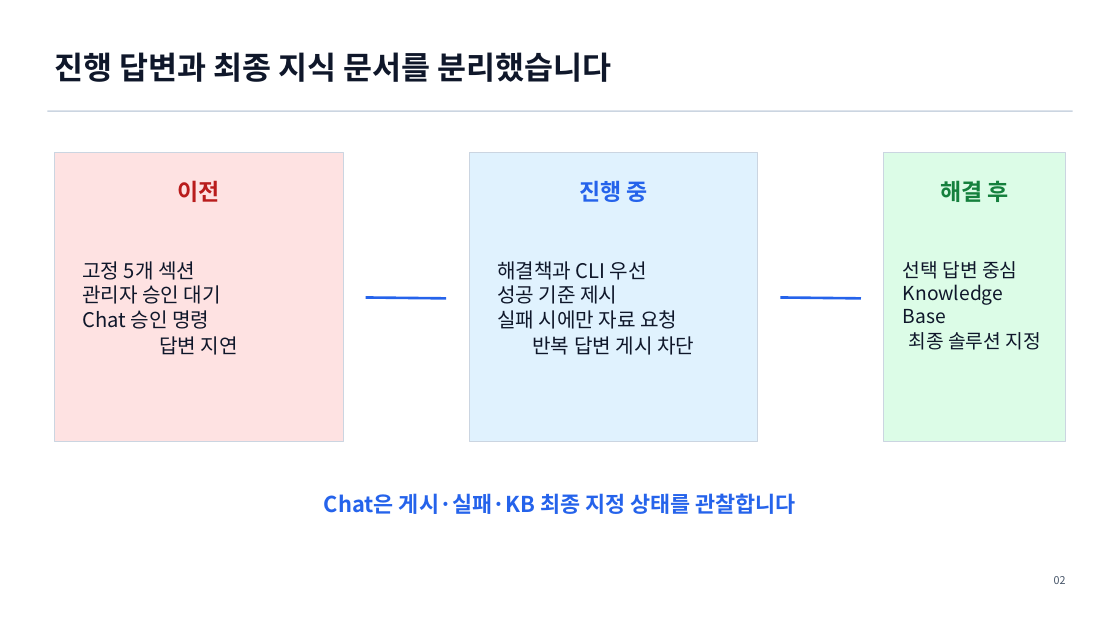
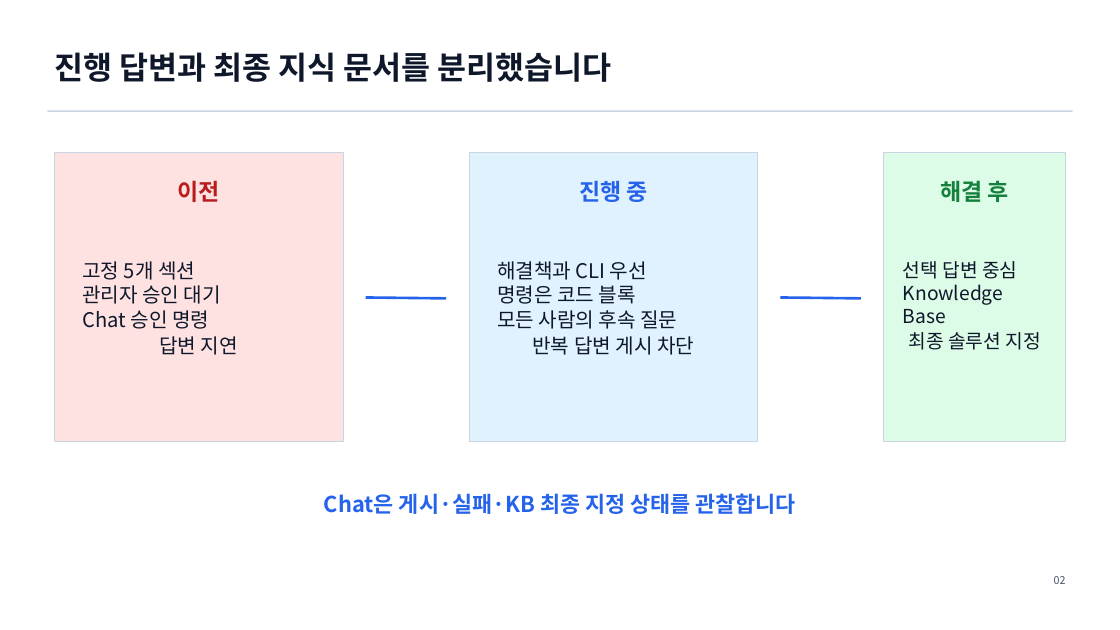
Before and after one commit to dhslove/ablestack-techflow, a slide deck: slide 2 of output/presentation/techflow-community-auto-publish-kb.pptx. Drawn at 1120x630 pixels with LibreOffice and Linux fonts; fonts in the diff are those of the drawing. Boxes give left, top, right and bottom in pixels: in the first picture for what was removed or moved away, otherwise in the second. Text is boxed around its words. In the diff, an @@ line names an element or a change of style, - is before the commit and + after.

Commit message:
fix: Community 참여자 후속 질문과 CLI 표시 개선

```diff
--- a/output/presentation/techflow-community-auto-publish-kb.pptx
+++ b/output/presentation/techflow-community-auto-publish-kb.pptx
@@ text at (x1=497, y1=261, x2=694, y2=355): text changed @@
-해결책과 CLI 우선
-성공 기준 제시
-실패 시에만 자료 요청
-반복 답변 게시 차단
+해결책과 CLI 우선
+명령은 코드 블록
+모든 사람의 후속 질문
+반복 답변 게시 차단
```
Also in this commit, not shown: 4 other slides changed, 21 other files.
